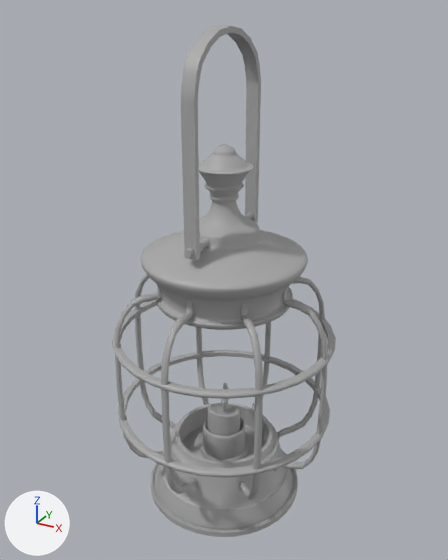
What one commit did to the FBX model Assets/GameFolder/3D Models/Lantern_full_LP.fbx.
Camera for both pictures: a 50 mm lens placed at (0.0392, -0.0713, 0.072), pointed at (-0.0003, 0.0004, 0.0361). Every picture has the same lights, and +X, +Y and +Z are marked at lower left. Where no turn or scale is listed for an object, it has been applied to the vertices.

The first picture shows 'Griglia', 'Metal', 'candle', 'handle'.
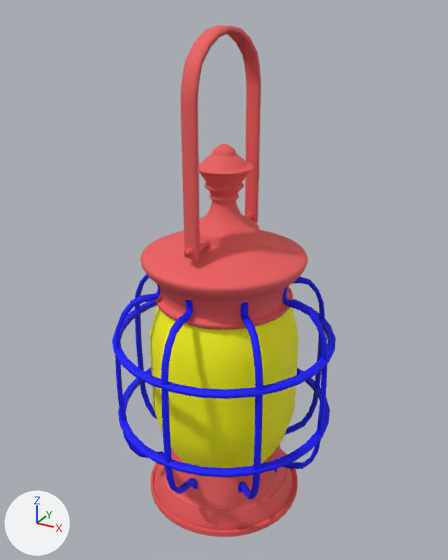
Changed parts and their boxes (x1, y1, x2, y2) in the pictures (448 x 560 px):
'Metal', recoloured (grey to red)
    both: (140, 144, 308, 537)
'glass', added (yellow)
    after: (149, 306, 299, 468)
'Griglia', recoloured (grey to blue)
    both: (112, 274, 336, 500)
'handle', recoloured (grey to red)
    both: (181, 25, 261, 261)
'candle', recoloured
    both: (208, 403, 240, 436)

The edits, one by one:
Material 'Metallo' (mat_metallo) is new.
Its base color is (0.849, 0.111, 0.111) (red #ed5e5e).
Its roughness is 0.749.
Material 'Candela' (mat_candela) is new.
Its base color is (0.127, 0.849, 0.281) (green #64ed90).
Its roughness is 0.749.
Material 'griglia' (mat_griglia) is new.
Its base color is (0.0, 0.0, 1.0) (blue #0000ff).
Its roughness is 0.749.
Material 'vetro' (mat_vetro) is new.
Its base color is (1.0, 1.0, 0.0) (yellow #ffff00).
Its roughness is 0.749.
me_mesh_005 has 2707 vertices, 2687 faces and spans x -0.0164..0.0164, y -0.0163..0.0163, z -0.0161..0.0161.
me_mesh_005 no longer uses material mat_standardsurface1 (grey #aaaaaa).
me_mesh_005 now uses material mat_griglia (blue #0000ff).
me_mesh has 60 vertices, 58 faces and spans x -0.0009..0.0009, y -0.0088..0.0088, z -0.019..0.0084.
me_mesh no longer uses material mat_standardsurface1 (grey #aaaaaa).
me_mesh now uses material mat_metallo (red #ed5e5e).
me_mesh_004 has 5545 vertices, 5530 faces and spans x -0.0121..0.0121, y -0.0121..0.0121, z -0.0278..0.0278.
me_mesh_004 no longer uses material mat_standardsurface1 (grey #aaaaaa).
me_mesh_004 now uses material mat_metallo (red #ed5e5e).
me_mesh_002 has 121 vertices, 120 faces and spans x -0.00251..0.00257, y -0.00255..0.00255, z -0.00257..0.00198.
me_mesh_002 no longer uses material mat_standardsurface1 (grey #aaaaaa).
me_mesh_002 now uses material mat_candela (green #64ed90).
Mesh me_mesh_006 is new.
It has 160 vertices, 140 faces and spans x -0.011..0.011, y -0.011..0.011, z -0.0132..0.0132.
It uses material mat_vetro (yellow #ffff00).
Object 'glass' (ob_glass) is new; it shows me_mesh_006.
Its location is (0.0, 0.0, 0.0218).
